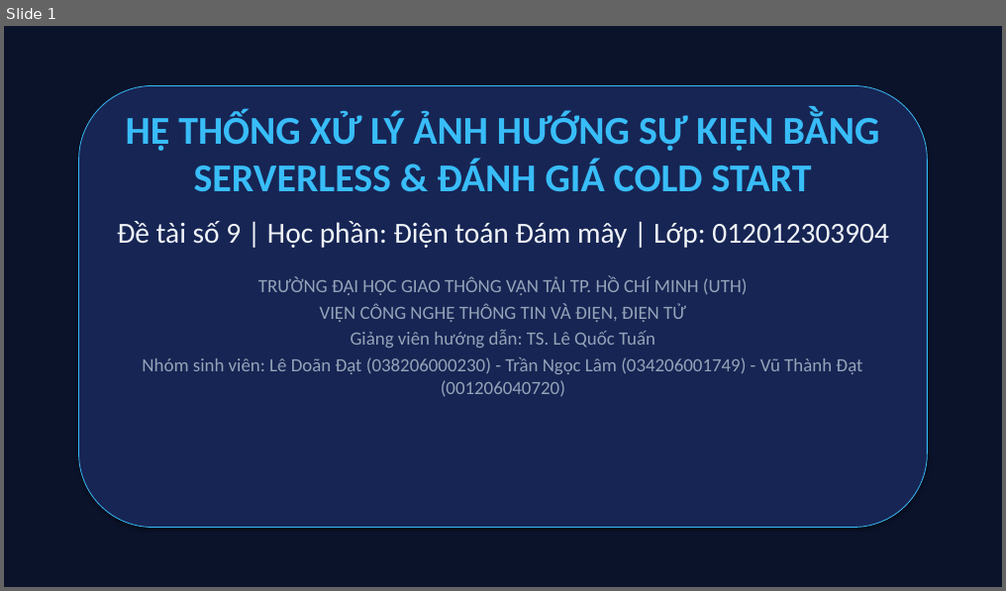
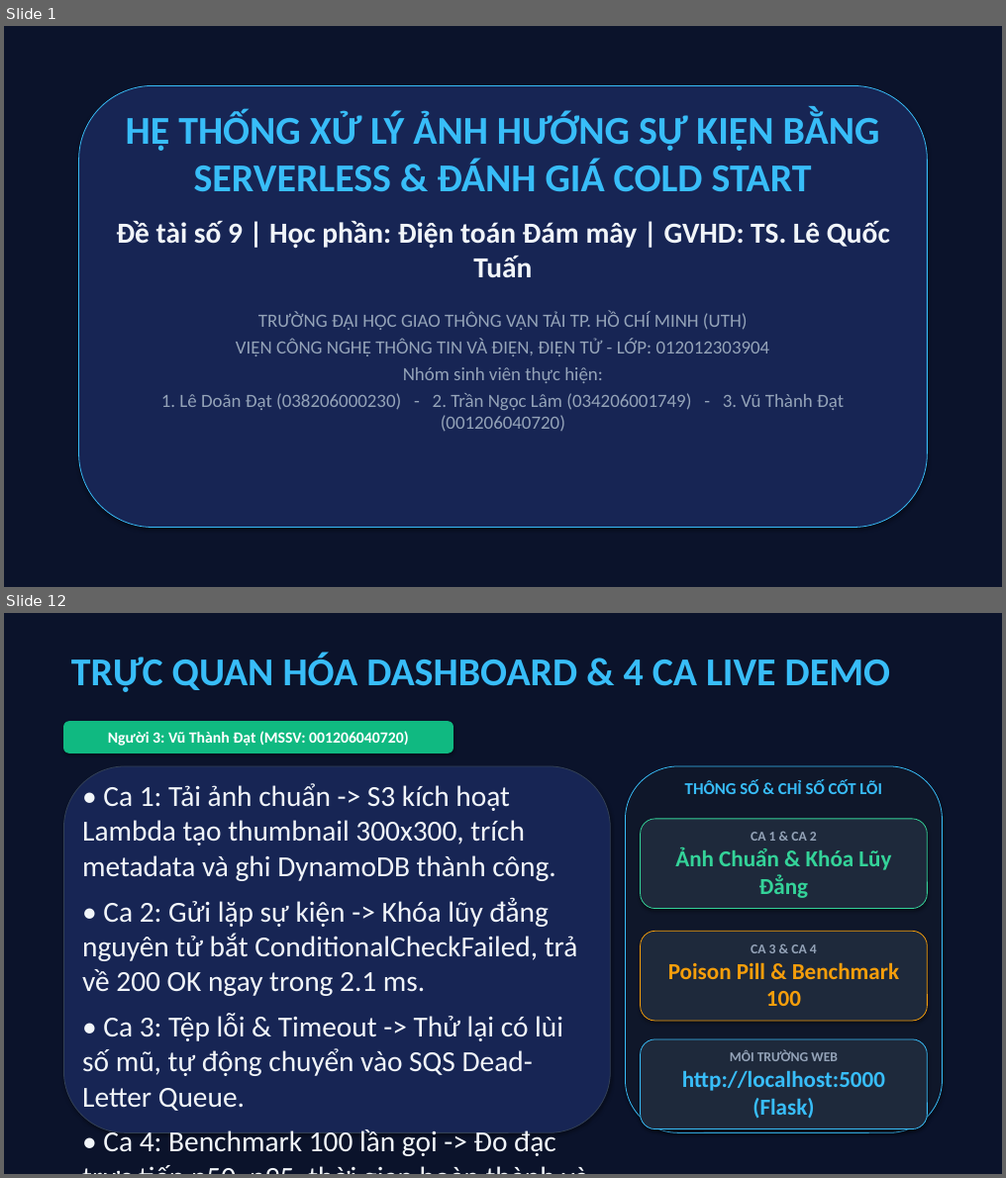
Before and after one commit to datdanghoccode/DTDM_XuLyAnh_Serverless, a slide deck: docs/DTDM_ThuyetTrinh_DeTai9.pptx. Shown one above the other, each under a label of ours: slide 1 before the commit, slides 1 and 12 after it; the slides between them are not shown. The pictures are 1006x591 and 1006x1178 pixels, drawn with LibreOffice and Linux fonts; fonts in the diff are those of the drawing. Boxes give left, top, right and bottom in pixels: in the first picture for what was removed or moved away, otherwise in the second. Text is boxed around its words. In the diff, an @@ line names an element or a change of style, - is before the commit and + after.

```diff
--- a/docs/DTDM_ThuyetTrinh_DeTai9.pptx
+++ b/docs/DTDM_ThuyetTrinh_DeTai9.pptx
@@ slide 12 added at (4,613,1002,1174), background #FFFFFF @@
@@ rectangle added at (4,613,1002,1174), fill #0B132B, outline #0B132B 0.75 pt @@
@@ text added at (71,653,890,692), 38 pt, text #38BDF8, bold @@
+TRỰC QUAN HÓA DASHBOARD & 4 CA LIVE DEMO
@@ rounded rectangle added at (63,722,453,753), fill #10B981, outline #10B981 0.75 pt, 15 pt, text #FFFFFF, bold @@
+Người 3: Vũ Thành Đạt (MSSV: 001206040720)
@@ rounded rectangle added at (63,766,611,1134), fill #172554, outline #334155 0.75 pt @@
@@ text added at (82,783,578,1157), 28 pt, text #F1F5F9 @@
+• Ca 1: Tải ảnh chuẩn -> S3 kích hoạt Lambda tạo thumbnail 300x300, trích metadata và ghi DynamoDB thành công.
+• Ca 2: Gửi lặp sự kiện -> Khóa lũy đẳng nguyên tử bắt ConditionalCheckFailed, trả về 200 OK ngay trong 2.1 ms.
+• Ca 3: Tệp lỗi & Timeout -> Thử lại có lùi số mũ, tự động chuyển vào SQS Dead-Letter Queue.
+• Ca 4: Benchmark 100 lần gọi -> Đo đạc trực tiếp p50, p95, thời gian hoàn thành và xuất file benchmark_100_runs.csv.
@@ rounded rectangle added at (626,766,943,1134), fill #0F172A, outline #38BDF8 0.75 pt @@
@@ text added at (685,780,882,794), 16 pt, text #38BDF8, bold @@
+THÔNG SỐ & CHỈ SỐ CỐT LÕI
@@ rounded rectangle added at (641,819,927,909), fill #1E293B, outline #34D399 0.75 pt, 22 pt, text #34D399, bold @@
+CA 1 & CA 2
+Ảnh Chuẩn & Khóa Lũy Đẳng
@@ rounded rectangle added at (641,931,927,1021), fill #1E293B, outline #F59E0B 0.75 pt, 22 pt, text #F59E0B, bold @@
+CA 3 & CA 4
+Poison Pill & Benchmark 100
@@ rounded rectangle added at (641,1040,927,1130), fill #1E293B, outline #38BDF8 0.75 pt, 22 pt, text #38BDF8, bold @@
+MÔI TRƯỜNG WEB
+http://localhost:5000 (Flask)
@@ slide 1 changed as well @@
@@ text at (116,221,890,278): text changed; bold on @@
-Đề tài số 9 | Học phần: Điện toán Đám mây | Lớp: 012012303904
+Đề tài số 9 | Học phần: Điện toán Đám mây | GVHD: TS. Lê Quốc Tuấn
@@ text at (161,338,844,431): text changed @@
-VIỆN CÔNG NGHỆ THÔNG TIN VÀ ĐIỆN, ĐIỆN TỬ
-Giảng viên hướng dẫn: TS. Lê Quốc Tuấn
-Nhóm sinh viên: Lê Doãn Đạt (038206000230) - Trần Ngọc Lâm (034206001749) - Vũ Thành Đạt (001206040720)
+VIỆN CÔNG NGHỆ THÔNG TIN VÀ ĐIỆN, ĐIỆN TỬ - LỚP: 012012303904
+Nhóm sinh viên thực hiện:
+1. Lê Doãn Đạt (038206000230) - 2. Trần Ngọc Lâm (034206001749) - 3. Vũ Thành Đạt (001206040720)
```
Also in this commit, not shown: 8 other slides changed, 3 other slides added, 4 slides removed, 3 other files.
